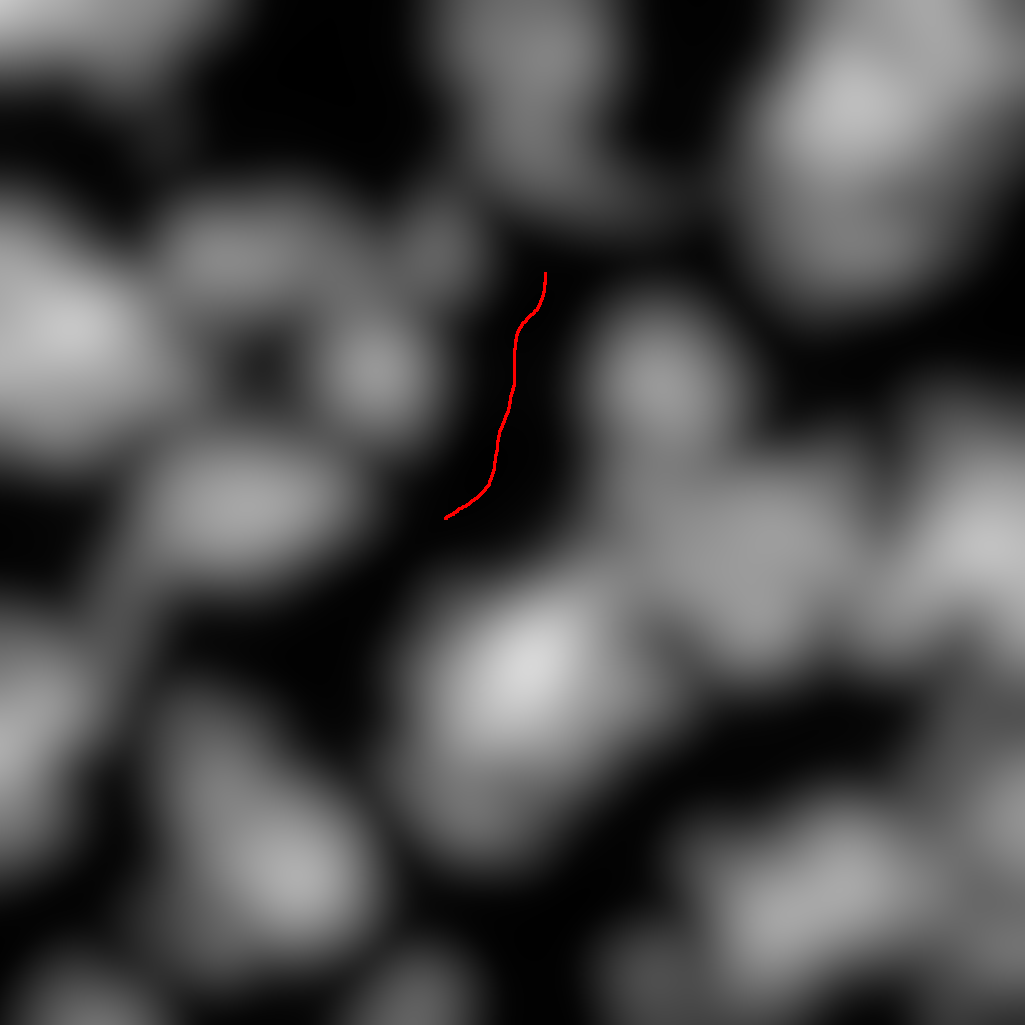
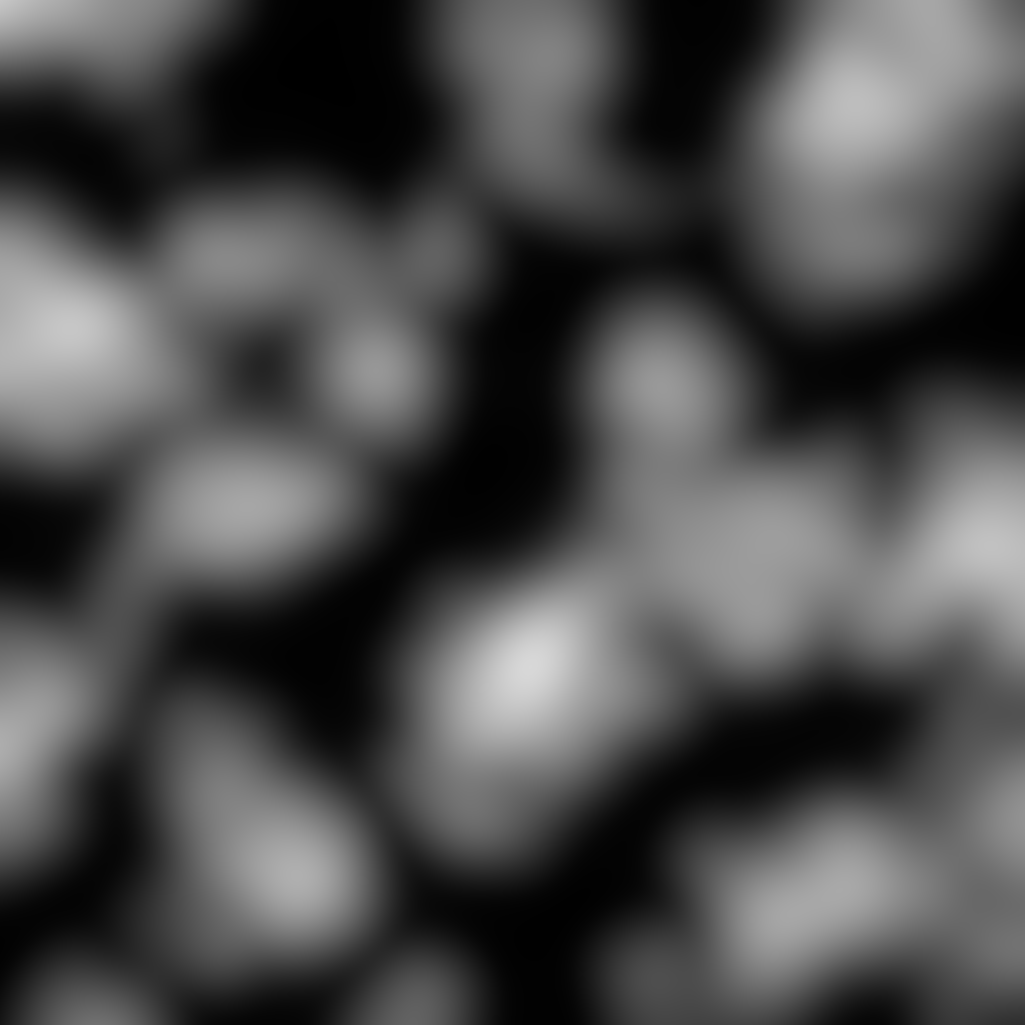
Comparing the layer stacks of the two 1025 x 1025 images. Changes:
renamed "Dropped Buffer copy" to "Markers", moved it above "HeightMap.png", painted on it over [444, 272, 547, 520]
renamed "Layer" to "HeightMap.png", painted on it over [444, 272, 547, 520]
showed "Background", painted on it over [444, 272, 547, 520]
